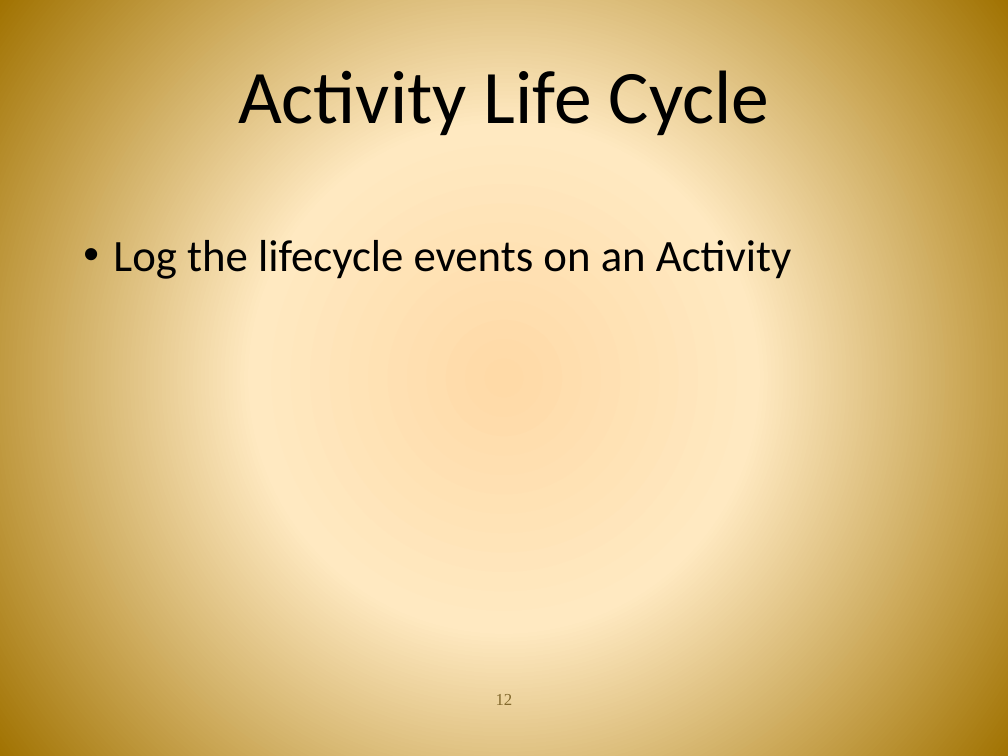
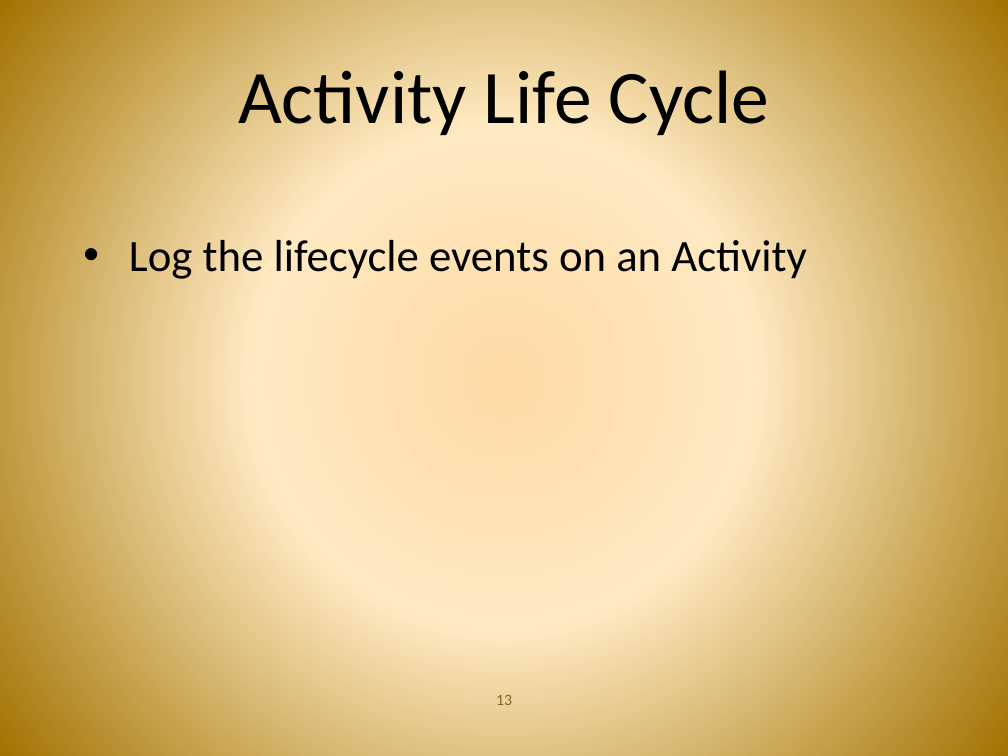
Before and after one commit to androidbootcamp/Course-Material, a slide deck: slide 13 of Day1/day_1.pptx (slide 12 before the commit). Drawn at 1008x756 pixels with LibreOffice and Linux fonts; fonts in the diff are those of the drawing; background and template pictures are left out. Boxes give left, top, right and bottom in pixels: in the first picture for what was removed or moved away, otherwise in the second. Text is boxed around its words. In the diff, an @@ line names an element or a change of style, - is before the commit and + after.

```diff
--- a/Day1/day_1.pptx
+++ b/Day1/day_1.pptx
@@ text "Log the lifecycle events on ..." at [129,240,806,279]: indent changed @@
@@ page number at [496,695,512,705]: text changed; size 12 to 11.3 pt; font Times New Roman to Calibri @@
-12
+13
```
Also in this commit, not shown: 9 other slides changed, 1 slide added.
